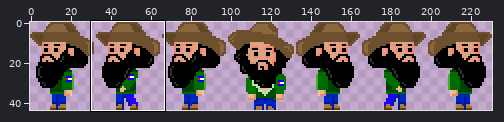
A sprite sheet gets an edit: assets/characters/character.png. The first picture is a wide view before the edit; the outline marks the close-up.
Close-up. Earlier state:
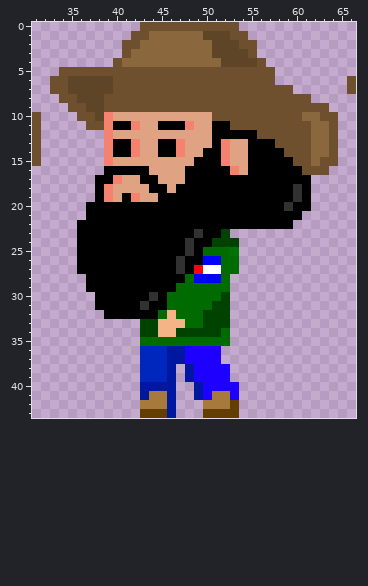
The file is 231x44 pixels. Pixels under 10% opacity are left out. Colours within 5 levels of each other are drawn and written as one. Shown: x 31..66, y 0..43.
Now the later version:
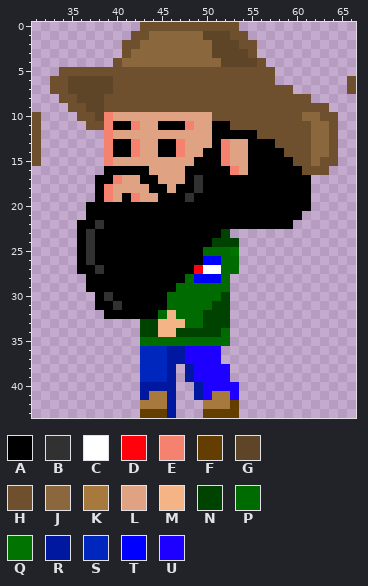
Palette (. is transparent): A #000000  B #313131  C #ffffff  D #ff020b  E #f4826f  F #633e00  G #5f4527  H #6e502e  J #8b673e  K #a7793d  L #dfa384  M #f5b485  N #004200  P #006b00  Q #007300  R #00179f  S #0027bd  T #0000ff  U #1d00ff
Diff:
y 17: x 49 A -> B
y 18: x 49 A -> B; x 60 B -> A
y 19: x 48 A -> B; x 60 B -> A
y 20: x 59 B -> A
y 22: x 38 A -> B
y 23: x 37 A -> B; x 49 B -> A
y 24..25: x 37 A -> B; x 48 B -> A
y 26: x 37 A -> B; x 47 B -> A
y 27: x 38 A -> B; x 47 B -> A
y 30: x 39 A -> B; x 44 B -> A
y 31: x 40 A -> B; x 43 B -> A
Boxes around the changes in both close-ups, in picture pixels (x1, y1, x2, y2):
changed: (86, 175, 203, 310)
changed: (284, 184, 302, 211)
